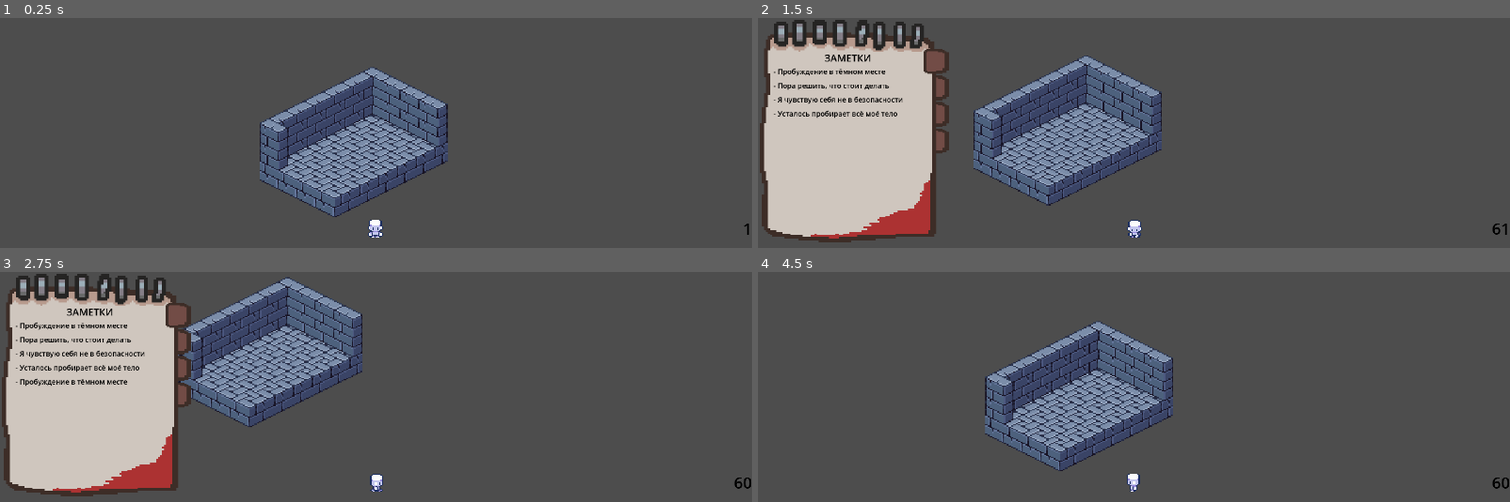
Above: before the commit, frames 1-4 (two rows, left to right).
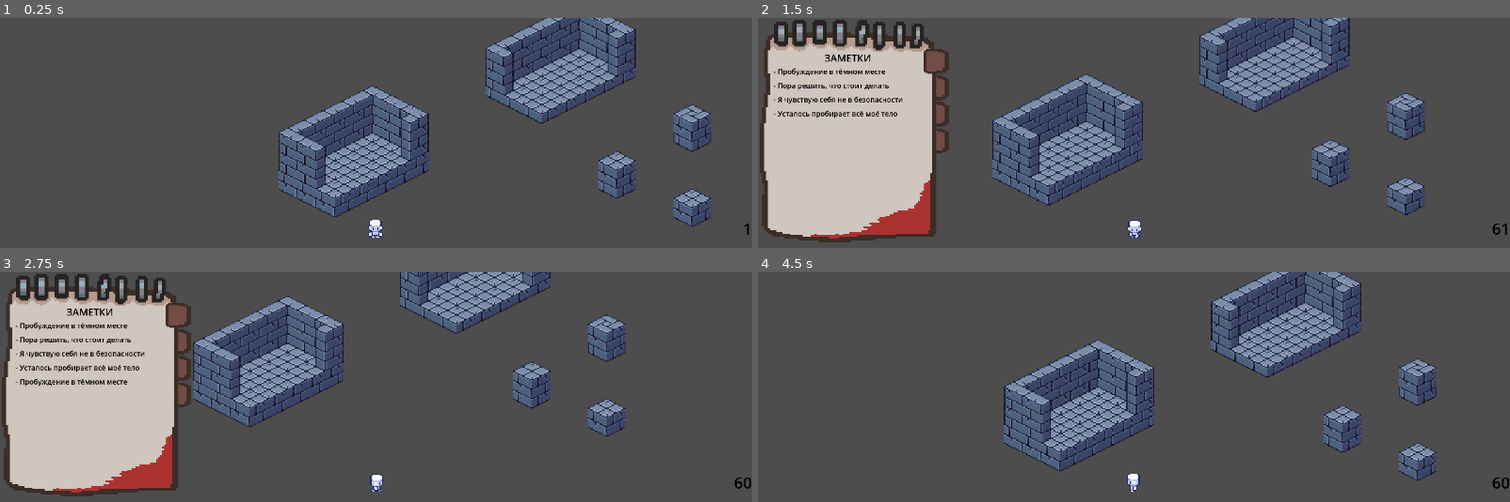
Above: after the commit, the same moments.

Repository: yeszvq/podval2_demo
Game: Godot game, scene res://scene/game/level/test_level.tscn
Two runs of this game, one before a commit and one after it. Both use one fixed random seed, a clock stepped at 60 frames per second and the inputs below.
Inputs (mouse positions are in pixels of both pictures, inside the frame that each line leads up to):
- Up to frame 1 (0.25 s): no input
- Up to frame 2 (1.5 s): tap Enter at 0.5 s; move the mouse to (1299, 206) at 0.52 s; hold D (right) 0.53-1.28 s; click (1299, 206) at 0.6 s; move the mouse to (outside the picture) at 1.27 s; hold S (down) from 1.28 s (still down); tap Tab (open_invetory) at 1.35 s
- Up to frame 3 (2.75 s): move the mouse to (451, 389) at 2.02 s; release S (down) at 2.03 s; hold D (right) from 2.03 s (still down); tap T (test_button) at 2.1 s
- Up to frame 4 (4.5 s): move the mouse to (outside the picture) at 2.77 s; release D (right) at 2.78 s; hold W (up) 2.78-3.53 s; click (outside the picture) at 2.85 s; move the mouse to (outside the picture) at 3.52 s; hold A (left) from 3.53 s (still down); tap Tab (open_invetory) at 3.6 s; move the mouse to (908, 419) at 4.27 s; tap T (test_button) at 4.35 s

The runs differ from the first frame. In frame 1, 16% of the frame differs, in the area x 34-95%, y 0-91%; in frame 2, 15%; in frame 3, 12%; in frame 4, 16%, in the area x 30-91%, y 0-91%.

Commit message:
Закидывание последних изменений для проверки

Diff:
--- a/scene/game/level/test_level.tscn
+++ b/scene/game/level/test_level.tscn
@@ -1,8 +1,9 @@
-[gd_scene load_steps=25 format=3 uid="uid://bepjk16jikn80"]
+[gd_scene load_steps=27 format=3 uid="uid://bepjk16jikn80"]
 
 [ext_resource type="Texture2D" uid="uid://d2d0hptweuc2i" path="res://assets/sprite/object/image.png" id="1_t7mr3"]
 [ext_resource type="Script" path="res://test/test_level.gd" id="1_w8w8o"]
 [ext_resource type="PackedScene" uid="uid://doppnjet67bl5" path="res://scene/game/characters/player.tscn" id="2_pdvt1"]
+[ext_resource type="Texture2D" uid="uid://cfxviermr381a" path="res://assets/sprite/object/image_2.png" id="2_xgpav"]
 [ext_resource type="Script" path="res://src/TileMap.gd" id="2_xkvuo"]
 [ext_resource type="StyleBox" uid="uid://ddd6sbci1xa1h" path="res://theme/stylebox_modulate_0.tres" id="4_jgy30"]
 [ext_resource type="Script" path="res://src/inventory/HUD.gd" id="5_ajds7"]
@@ -21,6 +22,176 @@
 [ext_resource type="Texture2D" uid="uid://dgw5qlvtx0lsk" path="res://assets/sprite/ui/notebook/braind_red.png" id="13_i36et"]
 [ext_resource type="Texture2D" uid="uid://c33ou4120sevd" path="res://assets/sprite/ui/notebook/human_part/leg_dw_r.png" id="14_7t7qm"]
 [ext_resource type="Texture2D" uid="uid://cr83lyu4acf03" path="res://assets/sprite/ui/notebook/human_part/r_arm.png" id="15_wubpr"]
+
+[sub_resource type="TileSetAtlasSource" id="TileSetAtlasSource_fe5jj"]
+texture = ExtResource("2_xgpav")
+texture_region_size = Vector2i(32, 32)
+0:0/0 = 0
+0:0/0/texture_origin = Vector2i(0, 8)
+0:0/0/physics_layer_0/linear_velocity = Vector2(0, 0)
+0:0/0/physics_layer_0/angular_velocity = 0.0
+1:0/0 = 0
+1:0/0/physics_layer_0/linear_velocity = Vector2(0, 0)
+1:0/0/physics_layer_0/angular_velocity = 0.0
+2:0/0 = 0
+2:0/0/texture_origin = Vector2i(0, 8)
+2:0/0/physics_layer_0/linear_velocity = Vector2(0, 0)
+2:0/0/physics_layer_0/angular_velocity = 0.0
+3:0/0 = 0
+3:0/0/texture_origin = Vector2i(0, 8)
+3:0/0/physics_layer_0/linear_velocity = Vector2(0, 0)
+3:0/0/physics_layer_0/angular_velocity = 0.0
+4:0/0 = 0
+4:0/0/texture_origin = Vector2i(0, 8)
+4:0/0/physics_layer_0/linear_velocity = Vector2(0, 0)
+4:0/0/physics_layer_0/angular_velocity = 0.0
+5:0/0 = 0
+5:0/0/texture_origin = Vector2i(0, 8)
+5:0/0/physics_layer_0/linear_velocity = Vector2(0, 0)
+5:0/0/physics_layer_0/angular_velocity = 0.0
+0:1/0 = 0
+0:1/0/texture_origin = Vector2i(0, 8)
+0:1/0/physics_layer_0/linear_velocity = Vector2(0, 0)
+0:1/0/physics_layer_0/angular_velocity = 0.0
+1:1/0 = 0
+1:1/0/physics_layer_0/linear_velocity = Vector2(0, 0)
+1:1/0/physics_layer_0/angular_velocity = 0.0
+2:1/0 = 0
+2:1/0/texture_origin = Vector2i(0, 8)
+2:1/0/physics_layer_0/linear_velocity = Vector2(0, 0)
+2:1/0/physics_layer_0/angular_velocity = 0.0
+3:1/0 = 0
+3:1/0/texture_origin = Vector2i(0, 8)
+3:1/0/physics_layer_0/linear_velocity = Vector2(0, 0)
+3:1/0/physics_layer_0/angular_velocity = 0.0
+4:1/0 = 0
+4:1/0/texture_origin = Vector2i(0, 8)
+4:1/0/physics_layer_0/linear_velocity = Vector2(0, 0)
+4:1/0/physics_layer_0/angular_velocity = 0.0
+5:1/0 = 0
+5:1/0/texture_origin = Vector2i(0, 8)
+5:1/0/physics_layer_0/linear_velocity = Vector2(0, 0)
+5:1/0/physics_layer_0/angular_velocity = 0.0
+0:2/0 = 0
+0:2/0/texture_origin = Vector2i(0, 8)
+0:2/0/physics_layer_0/linear_velocity = Vector2(0, 0)
+0:2/0/physics_layer_0/angular_velocity = 0.0
+1:2/0 = 0
+1:2/0/texture_origin = Vector2i(0, 8)
+1:2/0/physics_layer_0/linear_velocity = Vector2(0, 0)
+1:2/0/physics_layer_0/angular_velocity = 0.0
+2:2/0 = 0
+2:2/0/texture_origin = Vector2i(0, 8)
+2:2/0/physics_layer_0/linear_velocity = Vector2(0, 0)
+2:2/0/physics_layer_0/angular_velocity = 0.0
+3:2/0 = 0
+3:2/0/texture_origin = Vector2i(0, 8)
+3:2/0/physics_layer_0/linear_velocity = Vector2(0, 0)
+3:2/0/physics_layer_0/angular_velocity = 0.0
+4:2/0 = 0
+4:2/0/texture_origin = Vector2i(0, 8)
+4:2/0/physics_layer_0/linear_velocity = Vector2(0, 0)
+4:2/0/physics_layer_0/angular_velocity = 0.0
+5:2/0 = 0
+5:2/0/texture_origin = Vector2i(0, 8)
+5:2/0/physics_layer_0/linear_velocity = Vector2(0, 0)
+5:2/0/physics_layer_0/angular_velocity = 0.0
+0:3/0 = 0
+0:3/0/texture_origin = Vector2i(0, 8)
+0:3/0/physics_layer_0/linear_velocity = Vector2(0, 0)
+0:3/0/physics_layer_0/angular_velocity = 0.0
+1:3/0 = 0
+1:3/0/texture_origin = Vector2i(0, 8)
+1:3/0/physics_layer_0/linear_velocity = Vector2(0, 0)
+1:3/0/physics_layer_0/angular_velocity = 0.0
+2:3/0 = 0
+2:3/0/texture_origin = Vector2i(0, 8)
+2:3/0/physics_layer_0/linear_velocity = Vector2(0, 0)
+2:3/0/physics_layer_0/angular_velocity = 0.0
+3:3/0 = 0
+3:3/0/texture_origin = Vector2i(0, 8)
+3:3/0/physics_layer_0/linear_velocity = Vector2(0, 0)
+3:3/0/physics_layer_0/angular_velocity = 0.0
+4:3/0 = 0
+4:3/0/texture_origin = Vector2i(0, 8)
+4:3/0/physics_layer_0/linear_velocity = Vector2(0, 0)
+4:3/0/physics_layer_0/angular_velocity = 0.0
+5:3/0 = 0
+5:3/0/texture_origin = Vector2i(0, 8)
+5:3/0/physics_layer_0/linear_velocity = Vector2(0, 0)
+5:3/0/physics_layer_0/angular_velocity = 0.0
+0:4/0 = 0
+0:4/0/physics_layer_0/linear_velocity = Vector2(0, 0)
+0:4/0/physics_layer_0/angular_velocity = 0.0
+1:4/0 = 0
+1:4/0/physics_layer_0/linear_velocity = Vector2(0, 0)
+1:4/0/physics_layer_0/angular_velocity = 0.0
+2:4/0 = 0
+2:4/0/physics_layer_0/linear_velocity = Vector2(0, 0)
+2:4/0/physics_layer_0/angular_velocity = 0.0
+3:4/0 = 0
+3:4/0/physics_layer_0/linear_velocity = Vector2(0, 0)
+3:4/0/physics_layer_0/angular_velocity = 0.0
+4:4/0 = 0
+4:4/0/physics_layer_0/linear_velocity = Vector2(0, 0)
+4:4/0/physics_layer_0/angular_velocity = 0.0
+5:4/0 = 0
+5:4/0/physics_layer_0/linear_velocity = Vector2(0, 0)
+5:4/0/physics_layer_0/angular_velocity = 0.0
+0:5/0 = 0
+0:5/0/physics_layer_0/linear_velocity = Vector2(0, 0)
+0:5/0/physics_layer_0/angular_velocity = 0.0
+1:5/0 = 0
+1:5/0/physics_layer_0/linear_velocity = Vector2(0, 0)
+1:5/0/physics_layer_0/angular_velocity = 0.0
+2:5/0 = 0
+2:5/0/physics_layer_0/linear_velocity = Vector2(0, 0)
+2:5/0/physics_layer_0/angular_velocity = 0.0
+3:5/0 = 0
+3:5/0/physics_layer_0/linear_velocity = Vector2(0, 0)
+3:5/0/physics_layer_0/angular_velocity = 0.0
+4:5/0 = 0
+4:5/0/physics_layer_0/linear_velocity = Vector2(0, 0)
+4:5/0/physics_layer_0/angular_velocity = 0.0
+5:5/0 = 0
+5:5/0/physics_layer_0/linear_velocity = Vector2(0, 0)
+5:5/0/physics_layer_0/angular_velocity = 0.0
+0:6/0 = 0
+0:6/0/physics_layer_0/linear_velocity = Vector2(0, 0)
+0:6/0/physics_layer_0/angular_velocity = 0.0
+1:6/0 = 0
+1:6/0/physics_layer_0/linear_velocity = Vector2(0, 0)
+1:6/0/physics_layer_0/angular_velocity = 0.0
+2:6/0 = 0
+2:6/0/physics_layer_0/linear_velocity = Vector2(0, 0)
+2:6/0/physics_layer_0/angular_velocity = 0.0
+3:6/0 = 0
+3:6/0/physics_layer_0/linear_velocity = Vector2(0, 0)
+3:6/0/physics_layer_0/angular_velocity = 0.0
+4:6/0 = 0
+4:6/0/physics_layer_0/linear_velocity = Vector2(0, 0)
+4:6/0/physics_layer_0/angular_velocity = 0.0
+5:6/0 = 0
+5:6/0/physics_layer_0/linear_velocity = Vector2(0, 0)
+5:6/0/physics_layer_0/angular_velocity = 0.0
+0:7/0 = 0
+0:7/0/physics_layer_0/linear_velocity = Vector2(0, 0)
+0:7/0/physics_layer_0/angular_velocity = 0.0
+1:7/0 = 0
+1:7/0/physics_layer_0/linear_velocity = Vector2(0, 0)
+1:7/0/physics_layer_0/angular_velocity = 0.0
+2:7/0 = 0
+2:7/0/physics_layer_0/linear_velocity = Vector2(0, 0)
+2:7/0/physics_layer_0/angular_velocity = 0.0
+3:7/0 = 0
+3:7/0/physics_layer_0/linear_velocity = Vector2(0, 0)
+3:7/0/physics_layer_0/angular_velocity = 0.0
+4:7/0 = 0
+4:7/0/physics_layer_0/linear_velocity = Vector2(0, 0)
+4:7/0/physics_layer_0/angular_velocity = 0.0
+5:7/0 = 0
+5:7/0/physics_layer_0/linear_velocity = Vector2(0, 0)
+5:7/0/physics_layer_0/angular_velocity = 0.0
 
 [sub_resource type="TileSetAtlasSource" id="TileSetAtlasSource_3d2jg"]
 texture = ExtResource("1_t7mr3")
@@ -176,6 +347,7 @@
 5:7/0/physics_layer_0/linear_velocity = Vector2(0, 0)
 5:7/0/physics_layer_0/angular_velocity = 0.0
 1:0/0 = 0
+1:0/0/texture_origin = Vector2i(0, 8)
 1:0/0/physics_layer_0/linear_velocity = Vector2(0, 0)
 1:0/0/physics_layer_0/angular_velocity = 0.0
 
@@ -230,6 +402,7 @@
 physics_layer_0/collision_mask = 0
 sources/1 = SubResource("TileSetAtlasSource_3d2jg")
 sources/2 = SubResource("TileSetAtlasSource_py626")
+sources/0 = SubResource("TileSetAtlasSource_fe5jj")
 
 [node name="test_level" type="Node2D"]
 y_sort_enabled = true
@@ -244,21 +417,21 @@
 format = 2
 layer_0/name = "Пол"
 layer_0/y_sort_enabled = true
-layer_0/tile_data = PackedInt32Array(-262144, 2, 0, -131073, 2, 0, -65537, 2, 0, -2, 2, 0, 65535, 2, 0, -1, 2, 0, -131072, 2, 0, -196608, 2, 0, -262143, 2, 0, -327680, 2, 0, 65534, 2, 0, 131070, 2, 0, 131071, 2, 0, 0, 2, 0, -65536, 2, 0, 196607, 2, 0, -131071, 2, 0, 262143, 2, 0, 131072, 2, 0, 65536, 2, 0, 1, 2, 0, -196607, 2, 0, -131070, 2, 0, -65535, 2, 0)
+layer_0/tile_data = PackedInt32Array(131070, 0, 0, 65535, 0, 0, -1, 0, 0, -131072, 0, 0, -196608, 0, 0, 196607, 0, 0, 131071, 0, 0, 0, 0, 0, -65536, 0, 0, -131071, 0, 0, -65535, 0, 0, 1, 0, 0, 65536, 0, 0, 131072, 0, 0, 262143, 0, 0, -655356, 65536, 0, -720892, 65536, 0, -786427, 65536, 0, -851963, 65536, 0, -786426, 65536, 0, -720891, 65536, 0, -655355, 65536, 0, -589820, 65536, 0, -524283, 65536, 0, -589819, 65536, 0, -655354, 65536, 0, -720890, 65536, 0, -786425, 65536, 0, -851962, 65536, 0, -917498, 65536, 0, 7, 65536, 0, 262153, 65537, 0, -262135, 65537, 0)
 layer_1/name = "Стены"
 layer_1/enabled = true
 layer_1/modulate = Color(1, 1, 1, 1)
 layer_1/y_sort_enabled = true
 layer_1/y_sort_origin = 0
 layer_1/z_index = 1
-layer_1/tile_data = PackedInt32Array(-262145, 65537, 2, -393215, 1, 2, -65538, 262145, 0, -458752, 327681, 1, -393216, 65537, 2, -196609, 65537, 2, -131074, 65537, 2, -327679, 1, 2, -262142, 1, 2)
+layer_1/tile_data = PackedInt32Array(-65537, 65536, 2, -131073, 65536, 2, -262144, 65536, 2, -327680, 327680, 1, -262143, 0, 2, -196607, 262144, 1, -2, 262144, 0, 65535, 65536, 3, -720892, 65536, 2, -786427, 65536, 2, -851963, 65536, 2, -917498, 327680, 1, -851962, 0, 2, -655356, 262144, 0, -786425, 262144, 1, 7, 0, 0, 262153, 0, 0, -393207, 1, 0)
 layer_2/name = "Стены_2"
 layer_2/enabled = true
 layer_2/modulate = Color(1, 1, 1, 1)
 layer_2/y_sort_enabled = true
 layer_2/y_sort_origin = 0
 layer_2/z_index = 2
-layer_2/tile_data = PackedInt32Array(-262146, 65537, 2, -327681, 65537, 2, -524288, 65537, 2, -393217, 65537, 2, -196610, 262145, 0, -589824, 327681, 1, -524287, 1, 2, -458751, 1, 2, -393214, 1, 2)
+layer_2/tile_data = PackedInt32Array(-196609, 65536, 2, -262145, 65536, 2, -393216, 65536, 2, -458752, 327680, 1, -131074, 262144, 0, -65537, 65536, 3, -393215, 0, 2, -327679, 262144, 1, -851964, 65536, 2, -917499, 65536, 2, -983035, 65536, 2, -1048570, 327680, 1, -983034, 0, 2, -786428, 262144, 0, -917497, 262144, 1)
 layer_3/name = "Стены_3"
 layer_3/enabled = true
 layer_3/modulate = Color(1, 1, 1, 1)
Binary file added: assets/sprite/object/image_2.png
Not shown, added: assets/sprite/object/image_2.png.import
